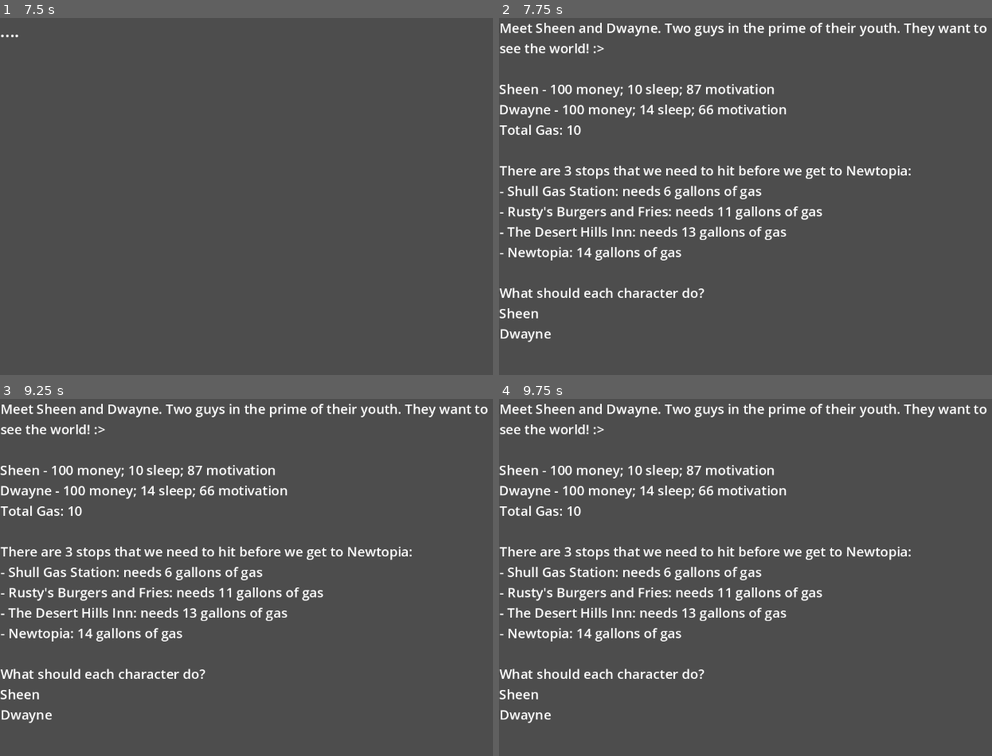
Above: before the commit, frames 1-4 (two rows, left to right).
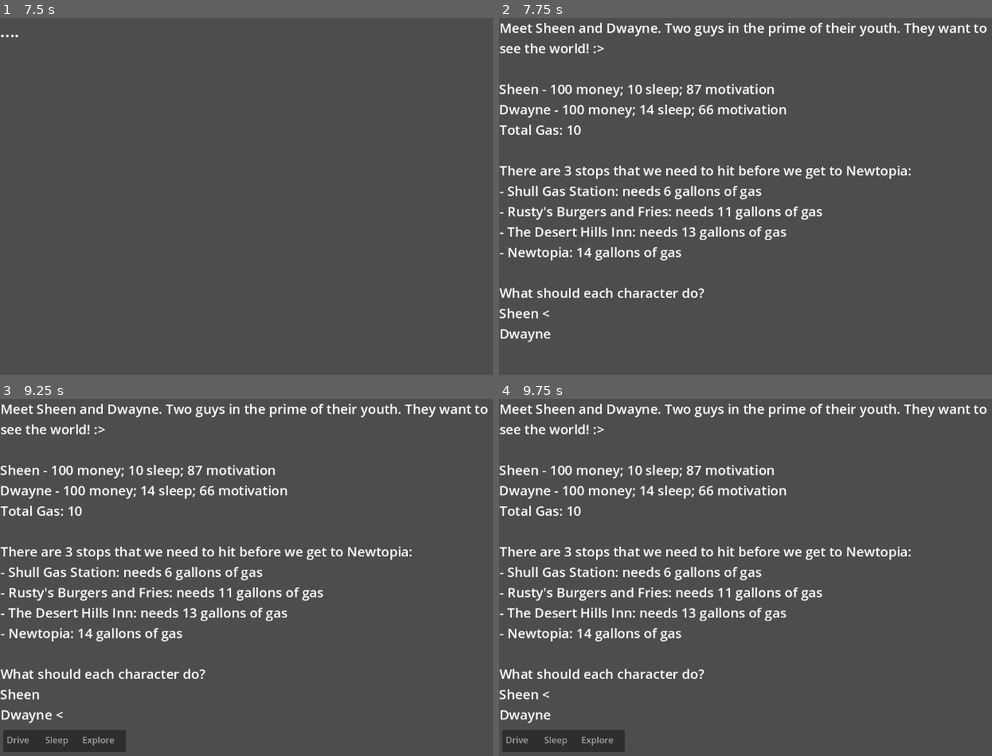
Above: after the commit, the same moments.

Repository: NoelKTheBest/inter-state
Game: Godot game, scene res://main_game.tscn
Same seed, same stepped clock (60 frames per second), same inputs: the game is played once before the commit and once after it. The engine's default icon, where the game draws it, is replaced by a stand-in: a white triangle on a blue panel in a dark square.
Inputs:
- Up to frame 1 (7.5 s): tap Enter (ui_accept) at 0.5, 0.77, 1.25, 1.52, 2.75, 3.02, 3.5, 3.77, 4.52, 5, 6.02, 6.5, 6.77 s; hold Up (ui_up) 0.53-1.28 s; hold Down (ui_down) 1.28-2.03 s; hold Up (ui_up) 2.03-3.53 s; hold Down (ui_down) 3.53-5.78 s; tap Escape (ui_cancel) at 4.15 s; hold Up (ui_up) from 5.78 s (still down)
- Up to frame 2 (7.75 s): keep holding Up (ui_up); tap Enter (ui_accept) at 7.52 s
- Up to frame 3 (9.25 s): release Up (ui_up) at 8.03 s; hold Down (ui_down) from 8.03 s (still down); tap Enter (ui_accept) at 9.02 s
- Up to frame 4 (9.75 s): release Down (ui_down) at 9.53 s; hold Up (ui_up) from 9.53 s (still down)

Frame 1 is identical in both runs. In frame 2, less than 0.1% of the frame differs, in the area x 1-11%, y 81-90%; in frame 3, 1.4%; in frame 4, 1.5%, in the area x 0-26%, y 81-99%.

Commit message:
Added Action List

Diff:
--- a/interstate/actionmenu.gd
+++ b/interstate/actionmenu.gd
@@ -1,4 +1,6 @@
 extends Label
+
+@export var actionlist: Node
 
 signal selection_made
 
@@ -12,23 +14,51 @@
 var format = []
 var file
 
+var first_selection
+var second_selection
+var fi: int = 0
+
 # Called when the node enters the scene tree for the first time.
 func _ready() -> void:
 	file = FileAccess.open("res://Dialog/DialogMenus/characteractionmenu.txt", FileAccess.READ)
 	text = file.get_as_text()
+	print(actionlist)
 
 
 # Called every frame. 'delta' is the elapsed time since the previous frame.
 func _process(delta: float) -> void:
-	print(format.find(" "))
-	if Input.is_action_pressed("ui_up"):
-		print("↑")
+	if Input.is_action_just_pressed("ui_up"):
 		# decrement index
-	elif Input.is_action_pressed("ui_down"):
-		print("↓")
+		fi -= 1
+	elif Input.is_action_just_pressed("ui_down"):
 		# increment index
+		fi += 1
+
+	fi = clamp(fi, 0, 1)
+
+	if visible:
+		if fi == 0:
+			format[first_selection] = '<'
+			format[second_selection] = ' '
+		elif fi == 1:
+			format[first_selection] = ' '
+			format[second_selection] = '<'
+
+		text = file.get_as_text() % format
+
+		if Input.is_action_just_pressed("select"):
+			actionlist.visible = true
+
+		if Input.is_action_just_pressed("ui_cancel"):
+			actionlist.visible = false
+
 
 
 func _on_visibility_changed() -> void:
-	print(str(tm) + " set!")
 	text = file.get_as_text() % format
+	first_selection = format.find(' ')
+	second_selection = format.find(' ', first_selection + 1)
+
+
+func _on_item_list_2_item_activated(index: int) -> void:
+	print(index)
--- a/interstate/game.gd
+++ b/interstate/game.gd
@@ -57,7 +57,7 @@
 	gasoline = 10
 
 	setup_action_menu()
-	print(action_menu.format)
+	# print(action_menu.format)
 
 	dialog[3] = dialog[3] % [total_money, total_sleep, total_motivation]
 	dialog[4] = dialog[4] % [5]
--- a/interstate/main_game.tscn
+++ b/interstate/main_game.tscn
@@ -83,20 +83,51 @@
 item_1/text = "Henray"
 item_1/icon = ExtResource("2_ks3o1")
 
-[node name="CharacterActionMenu" type="Label" parent="TextScreen"]
+[node name="CharacterActionMenu" type="Label" parent="TextScreen" node_paths=PackedStringArray("actionlist")]
 visible = false
 offset_left = 1.0
 offset_top = 1.0
 offset_right = 745.0
 offset_bottom = 393.0
 theme_override_font_sizes/font_size = 24
+text = "Meet %s and %s. Two guys in the prime of their youth. They want to
+see the world! :>
+
+%s - %d money; %d sleep; %d motivation
+%s - %d money; %d sleep; %d motivation
+Total Gas: %d
+
+There are 3 stops that we need to hit before we get to Newtopia:
+	- Shull Gas Station: needs %d gallons of gas
+	- Rusty's Burgers and Fries: needs %d gallons of gas
+	- The Desert Hills Inn: needs %d gallons of gas
+	- Newtopia: %d gallons of gas
+
+What should each character do?
+	%s %c
+	%s %c
+"
 script = ExtResource("3_pq0sj")
+actionlist = NodePath("../ActionList")
 
 [node name="AnimationPlayer" type="AnimationPlayer" parent="TextScreen"]
 libraries = {
 "": SubResource("AnimationLibrary_gjytf")
 }
 
+[node name="ActionList" type="ItemList" parent="TextScreen"]
+visible = false
+offset_left = 6.0
+offset_top = 601.0
+offset_right = 228.0
+offset_bottom = 641.0
+item_count = 3
+max_columns = 3
+item_0/text = "Drive      "
+item_1/text = "Sleep     "
+item_2/text = "Explore"
+
 [connection signal="timeout" from="TextScreen/Timer" to="." method="_on_timer_timeout"]
 [connection signal="item_activated" from="TextScreen/DestinationList" to="." method="_on_destination_list_item_activated"]
 [connection signal="visibility_changed" from="TextScreen/CharacterActionMenu" to="TextScreen/CharacterActionMenu" method="_on_visibility_changed"]
+[connection signal="item_activated" from="TextScreen/ActionList" to="TextScreen/CharacterActionMenu" method="_on_item_list_2_item_activated"]
--- a/interstate/project.godot
+++ b/interstate/project.godot
@@ -15,6 +15,14 @@
 config/features=PackedStringArray("4.3", "GL Compatibility")
 config/icon="res://icon.svg"
 
+[input]
+
+select={
+"deadzone": 0.5,
+"events": [Object(InputEventKey,"resource_local_to_scene":false,"resource_name":"","device":-1,"window_id":0,"alt_pressed":false,"shift_pressed":false,"ctrl_pressed":false,"meta_pressed":false,"pressed":false,"keycode":0,"physical_keycode":4194309,"key_label":0,"unicode":0,"location":0,"echo":false,"script":null)
+]
+}
+
 [rendering]
 
 renderer/rendering_method="gl_compatibility"
